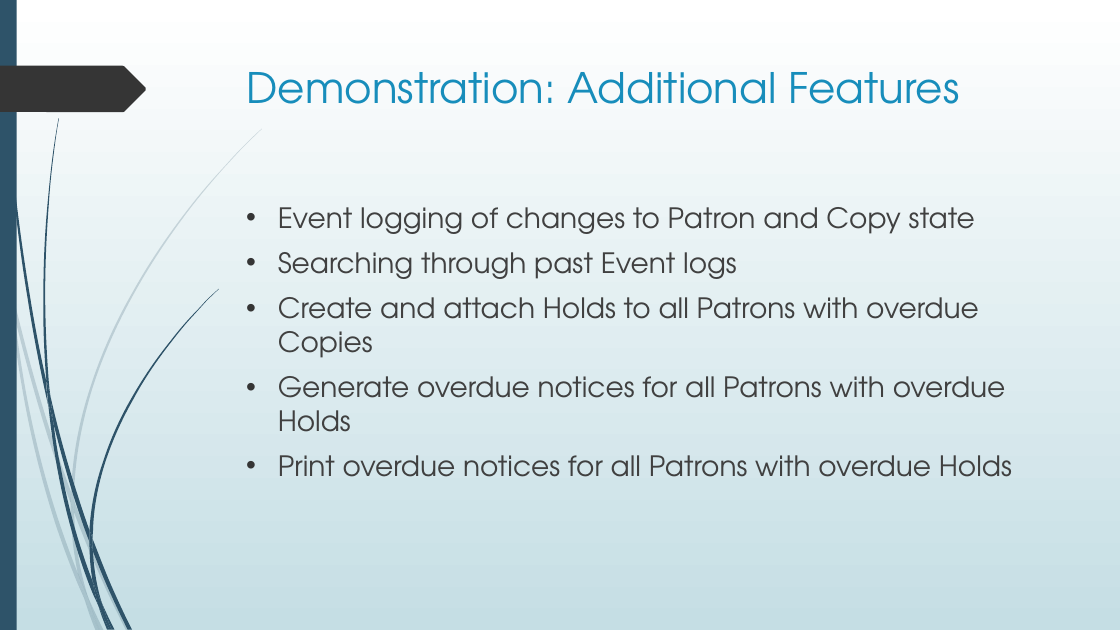
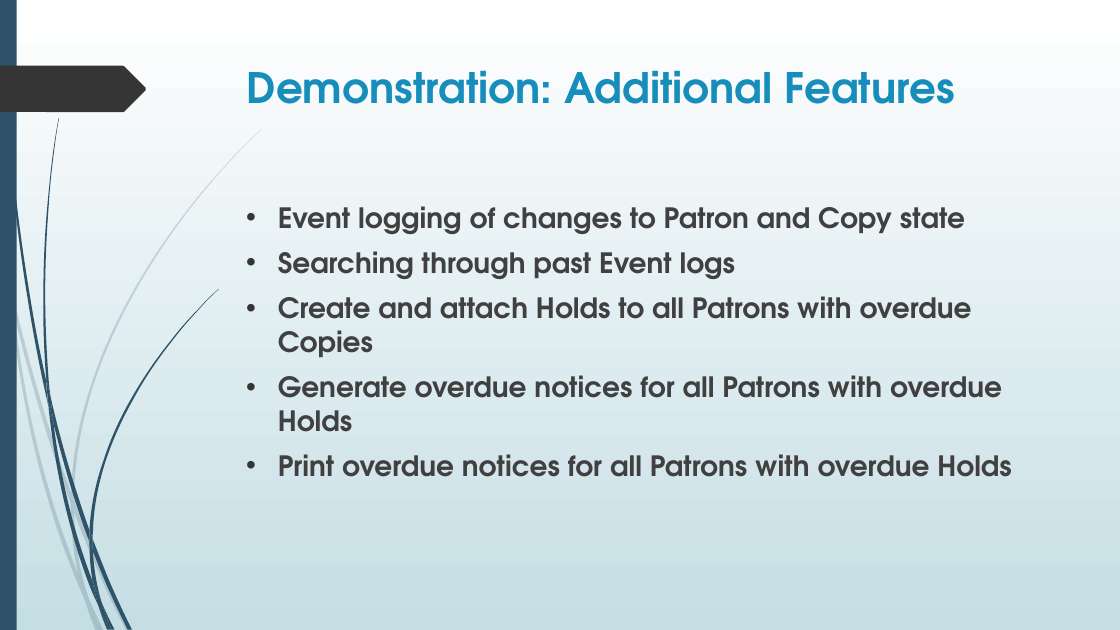
Before and after one commit to dan-ward/TP-6, a slide deck: slide 9 of TRL_final/Textbook Rental Library - Presentation.pptx (slide 5 before the commit). Drawn at 1120x630 pixels with LibreOffice and Linux fonts; fonts in the diff are those of the drawing. Boxes give left, top, right and bottom in pixels: in the first picture for what was removed or moved away, otherwise in the second. Text is boxed around its words. In the diff, an @@ line names an element or a change of style, - is before the commit and + after.

```diff
--- a/TRL_final/Textbook Rental Library - Presentation.pptx
+++ b/TRL_final/Textbook Rental Library - Presentation.pptx
@@ title "Demonstration: Additional Features" at bbox=[247, 70, 954, 104]: bold on @@
@@ text "Event logging of changes to ..." at bbox=[278, 206, 1011, 477]: bold on @@
```
Also in this commit, not shown: 5 other slides changed, 3 slides added.
